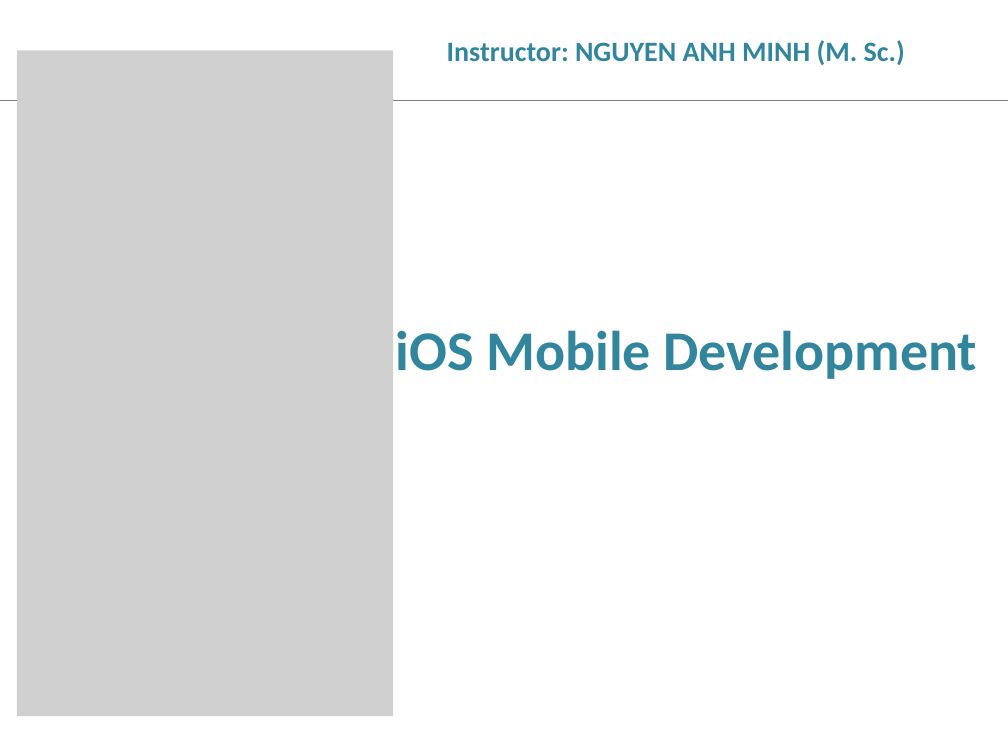
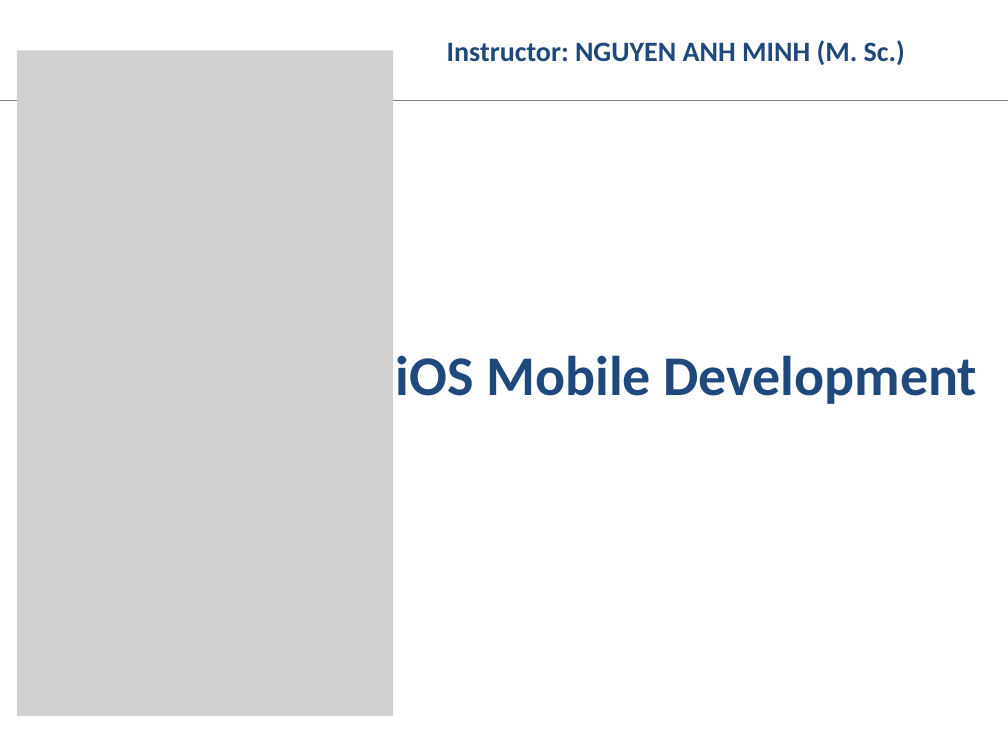
Before and after one commit to aminhngn/Course_Mobile_IOS, a slide deck: slide 1 of course/Module_05_ios_multitasking.pptx. Drawn at 1008x756 pixels with LibreOffice and Linux fonts; fonts in the diff are those of the drawing; grey boxes stand for pictures. Boxes give left, top, right and bottom in pixels: in the first picture for what was removed or moved away, otherwise in the second. Text is boxed around its words. In the diff, an @@ line names an element or a change of style, - is before the commit and + after.

```diff
--- a/course/Module_05_ios_multitasking.pptx
+++ b/course/Module_05_ios_multitasking.pptx
@@ text "Instructor: NGUYEN ANH MINH (M. ..." at (447,40,905,65): text colour #31859C to #1F497D @@
@@ text "iOS Mobile Development" at (396,355,977,404): text colour #31859C to #1F497D @@
@@ text "iOS Mobile Development": place and size @@
-text "iOS Mobile Development" at (396,330,977,379)
+text "iOS Mobile Development" at (396,355,977,404)
```
Also in this commit, not shown: 1 other slide changed, 5 other files.
